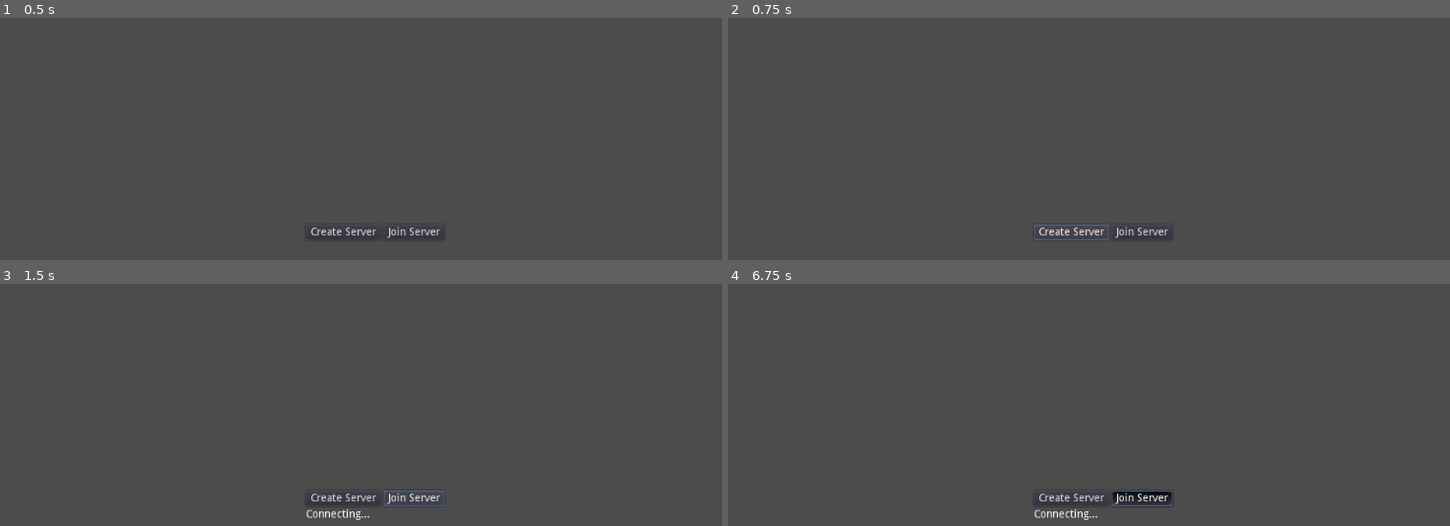
Above: before the commit, frames 1-4 (two rows, left to right).
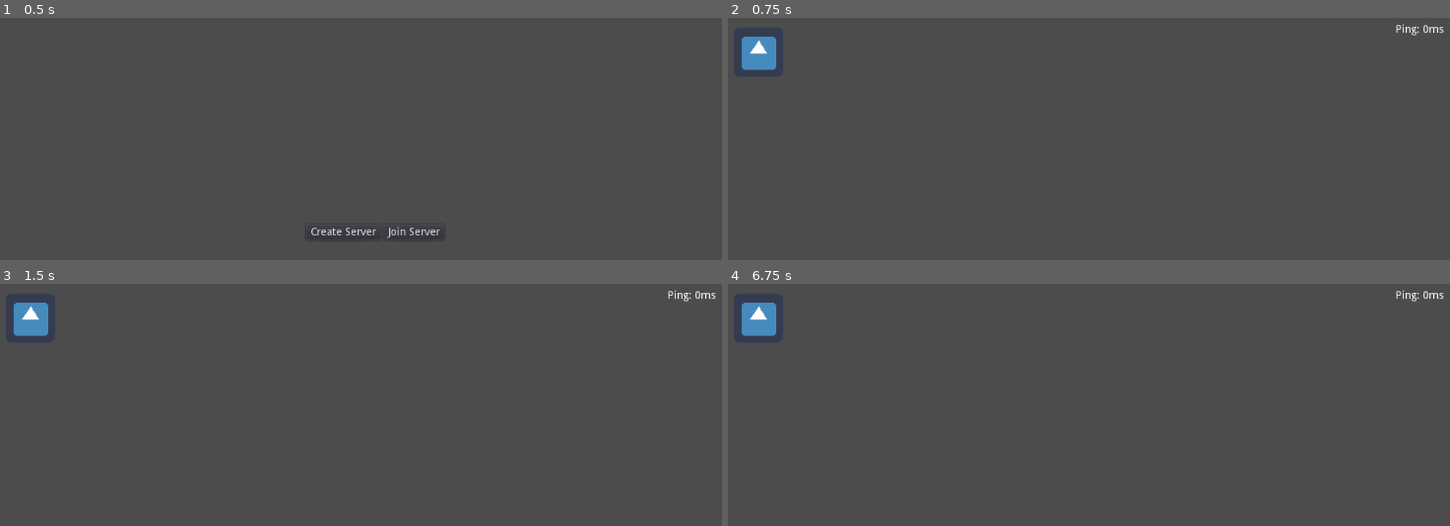
Above: after the commit, the same moments.

Repository: TRushton95/Sanctuary
Game: Godot game, scene res://Main.tscn
Same seed, same stepped clock (60 frames per second), same inputs: the game is played once before the commit and once after it. The engine's default icon, where the game draws it, is replaced by a stand-in: a white triangle on a blue panel in a dark square.
Inputs (mouse positions are in pixels of both pictures, inside the frame that each line leads up to):
- Up to frame 1 (0.5 s): no input
- Up to frame 2 (0.75 s): click "Create Server" at 0.5 s
- Up to frame 3 (1.5 s): click (411, 499) at 1.25 s, where only the run before the commit has a clickable "Join Server"
- Up to frame 4 (6.75 s): move the mouse to (1276, 482) at 2.02 s; click (1276, 482) at 2.17 s; move the mouse to (outside the picture) at 2.77 s; click (outside the picture) at 2.92 s; move the mouse to (1182, 405) at 3.52 s; click (1182, 405) at 3.67 s; move the mouse to (outside the picture) at 4.27 s; click (outside the picture) at 4.42 s; move the mouse to (outside the picture) at 5.02 s; click (outside the picture) at 5.17 s; move the mouse to (865, 436) at 5.77 s; click (865, 436) at 5.92 s; move the mouse to (1139, 504) at 6.52 s; click (1139, 504) at 6.67 s

Frame 1 is identical in both runs. In frame 2, 1.1% of the frame differs, in the area x 1-100%, y 2-92%; in frame 3, 1.3%; in frame 4, 1.6%, in the area x 1-100%, y 2-98%.

Commit message:
Fix errors

Diff:
--- a/Src/Gameplay/World/Components/WorldClient.gd
+++ b/Src/Gameplay/World/Components/WorldClient.gd
@@ -14,7 +14,7 @@
 	self.world = world
 
 
-func send_player_update(player: Unit) -> void:
+func send_player_update(player: Unit, movement_delta: Vector2) -> void:
 	if player.is_network_master():
 		var player_state = {
 			Constants.Network.TIME: OS.get_system_time_msecs(),
@@ -25,7 +25,7 @@
 		GameServer.send_player_state(player_state)
 
 		var request_state = {
-			#Constants.Network.POSITION: movement_delta,
+			Constants.Network.POSITION: movement_delta,
 			Constants.Network.REQUEST_ID: request_id
 		}
 
--- a/Src/Gameplay/World/World.gd
+++ b/Src/Gameplay/World/World.gd
@@ -5,8 +5,8 @@
 const LAG_SIM_DURATION = 0.5
 
 # Components
-var world_server
-var world_client
+var world_server: WorldServer
+var world_client: WorldClient
 
 var player
 var request_history := []
@@ -27,8 +27,7 @@
 
 
 func _ready() -> void:
-	world_server = WorldServer.new()
-	world_client = WorldClient.new(self)
+	_setup_components()
 
 	var player_name = ServerInfo.get_username(get_tree().get_network_unique_id())
 	get_node("Unit").name = player_name
@@ -53,12 +52,12 @@
 	player.move_along_path(delta)
 	movement_delta = player.position - prev_player_position
 
-	world_client.send_player_update(player)
+	world_client.send_player_update(player, movement_delta)
 
 	if get_tree().is_network_server():
 		world_server.process_client_update_requests(delta)
 
-	world_client.process_world_state(delta)
+	world_client.process_world_state()
 
 
 func _unhandled_input(event) -> void:
@@ -89,3 +88,11 @@
 	new_unit.name = username
 	add_child(new_unit)
 	new_unit.set_network_master(user_id)
+
+
+func _setup_components() -> void:
+	world_server = WorldServer.new()
+	world_client = WorldClient.new(self)
+
+	add_child(world_client)
+	add_child(world_server)
--- a/Src/Main.gd
+++ b/Src/Main.gd
@@ -3,7 +3,7 @@
 
 func _on_ServerButton_pressed():
 	_setup_server()
-	get_tree().change_scene("res://Gameplay/World.tscn")
+	get_tree().change_scene("res://Gameplay/World/World.tscn")
 
 
 func _on_ClientButton_pressed():
@@ -16,7 +16,7 @@
 
 
 func _on_connection_successful() -> void:
-	get_tree().change_scene("res://Gameplay/World.tscn")
+	get_tree().change_scene("res://Gameplay/World/World.tscn")
 
 
 func _ready() -> void:
